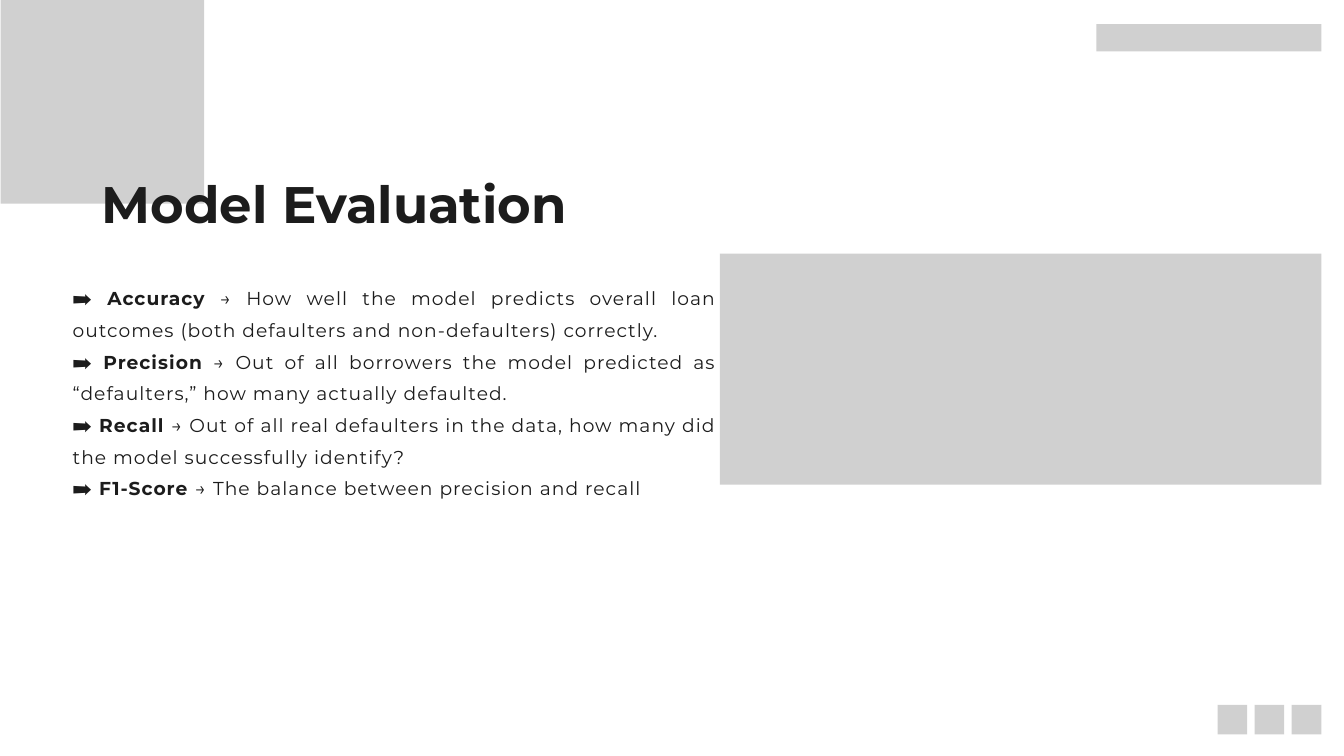
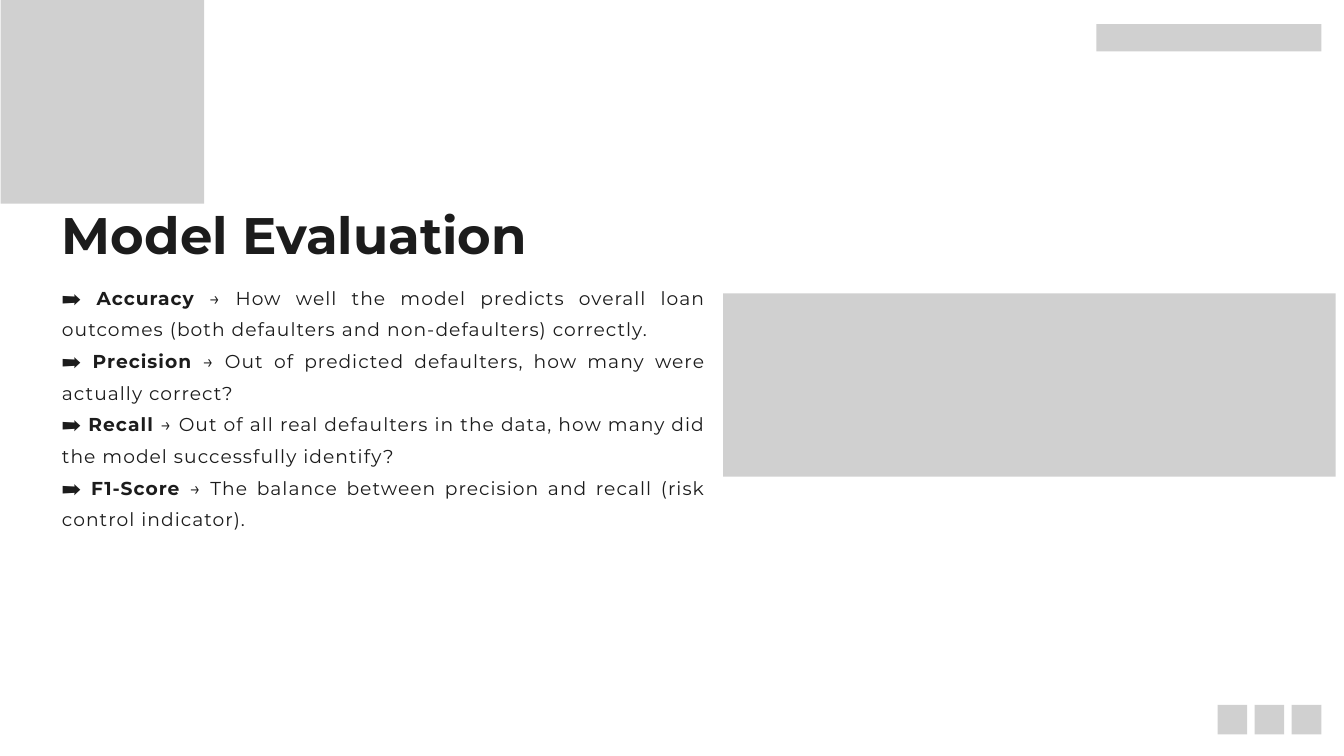
Before and after one commit to aliraza-data/Loan-Default-Risk-Analysis, a slide deck: slide 22 of Presentation/Project_Presentation.pptx. Drawn at 1344x756 pixels with LibreOffice and Linux fonts; fonts in the diff are those of the drawing; grey boxes stand for pictures. Boxes give left, top, right and bottom in pixels: in the first picture for what was removed or moved away, otherwise in the second. Text is boxed around its words. In the diff, an @@ line names an element or a change of style, - is before the commit and + after.

```diff
--- a/Presentation/Project_Presentation.pptx
+++ b/Presentation/Project_Presentation.pptx
@@ text "Model Evaluation" rewrapped from (x1=102, y1=173, x2=567, y2=235) to (x1=62, y1=213, x2=527, y2=255) @@
@@ text "➡ Accuracy → How well ..." moved from (x1=73, y1=291, x2=714, y2=499) to (x1=62, y1=291, x2=704, y2=530) @@
@@ picture resized from (x1=720, y1=253, x2=1321, y2=485) to (x1=723, y1=294, x2=1335, y2=476) @@
@@ text at (x1=62, y1=353, x2=704, y2=404): text changed @@
-➡ Precision → Out of all borrowers the model predicted as “defaulters,” how many actually defaulted.
+➡ Precision → Out of predicted defaulters, how many were actually correct?
@@ text at (x1=62, y1=481, x2=704, y2=530): text changed @@
-➡ F1-Score → The balance between precision and recall
+➡ F1-Score → The balance between precision and recall (risk control indicator).
```
Also in this commit, not shown: 2 other slides changed, 1 slide added, 1 slide removed, 1 other file.
